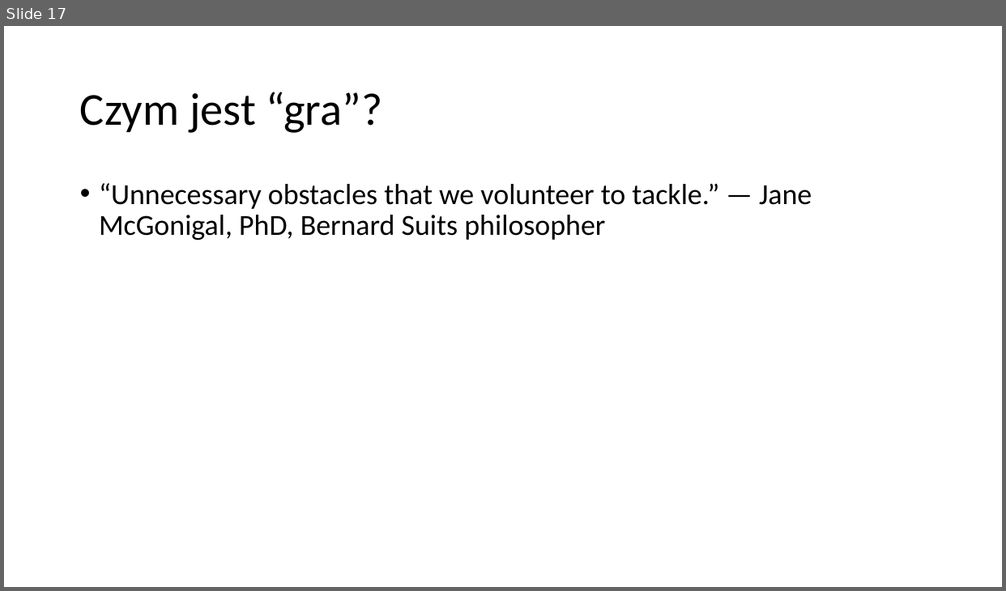
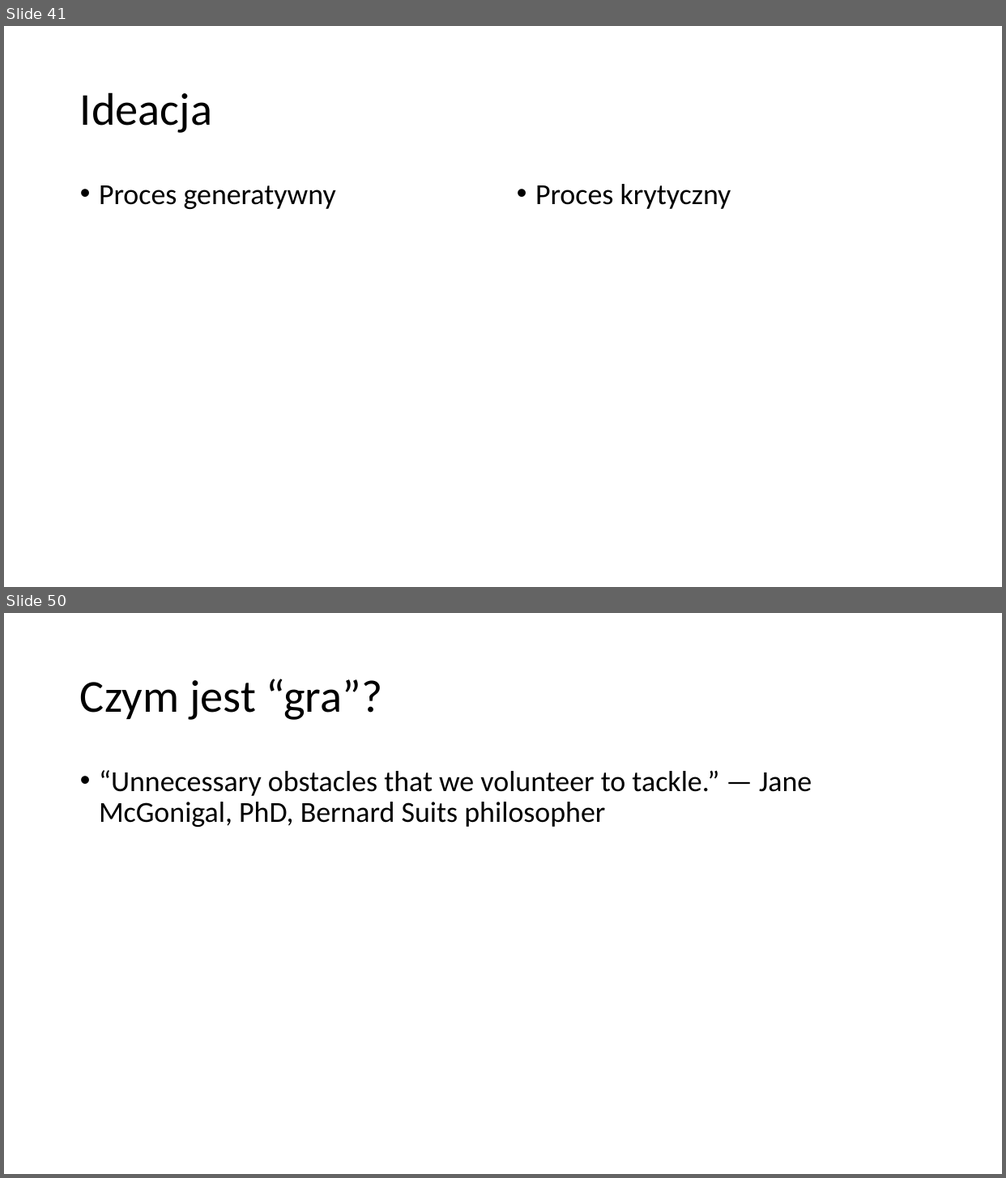
Before and after one commit to Jblew/mece-motivation-workshops, a slide deck: prezentacja-v1.pptx. Shown one above the other, each under a label of ours: slide 17 before the commit, slides 41 and 50 after it; the slides between them are not shown. The pictures are 1006x591 and 1006x1178 pixels, drawn with LibreOffice and Linux fonts; fonts in the diff are those of the drawing. Boxes give left, top, right and bottom in pixels: in the first picture for what was removed or moved away, otherwise in the second. Text is boxed around its words. In the diff, an @@ line names an element or a change of style, - is before the commit and + after.

```diff
--- a/prezentacja-v1.pptx
+++ b/prezentacja-v1.pptx
@@ slide 41 added at [4, 26, 1002, 587], background #FFFFFF @@
@@ title added at [80, 92, 212, 133], 44 pt, text #000000 @@
+Ideacja
@@ text added at [99, 186, 336, 209], 28 pt, text #000000 @@
+• Proces generatywny
@@ text added at [535, 184, 731, 209], 28 pt, text #000000 @@
+• Proces krytyczny
@@ what was slide 17 is now slide 50 @@
```
Also in this commit, not shown: 1 slide changed, 32 other slides added, 3 other files.
